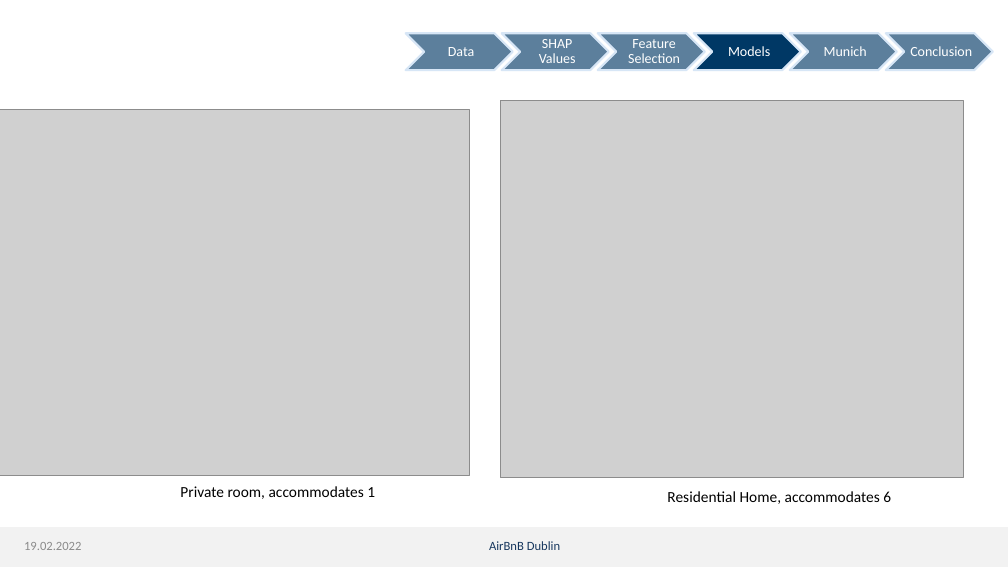
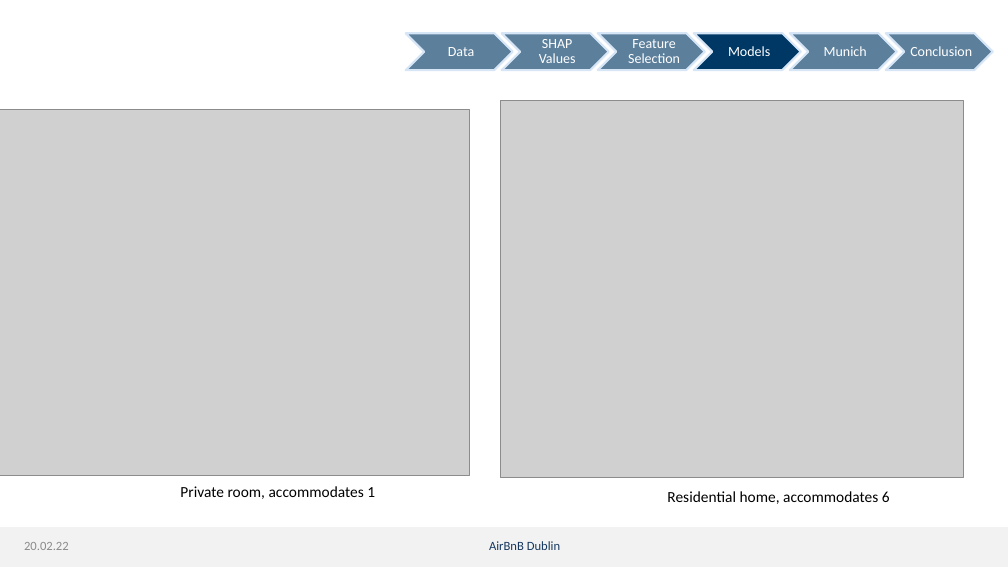
Before and after one commit to dmnk1308/DubAir, a slide deck: slide 23 of Präsi.pptx (slide 24 before the commit). Drawn at 1008x567 pixels with LibreOffice and Linux fonts; fonts in the diff are those of the drawing; grey boxes stand for pictures; background and template pictures are left out. Boxes give left, top, right and bottom in pixels: in the first picture for what was removed or moved away, otherwise in the second. Text is boxed around its words. In the diff, an @@ line names an element or a change of style, - is before the commit and + after.

```diff
--- a/Präsi.pptx
+++ b/Präsi.pptx
@@ text at [667, 491, 890, 504]: text changed @@
-Residential Home, accommodates 6
+Residential home, accommodates 6
@@ text at [24, 542, 69, 550]: text changed @@
-19.02.2022
+20.02.22
```
Also in this commit, not shown: 32 other slides changed, 1 slide removed.
